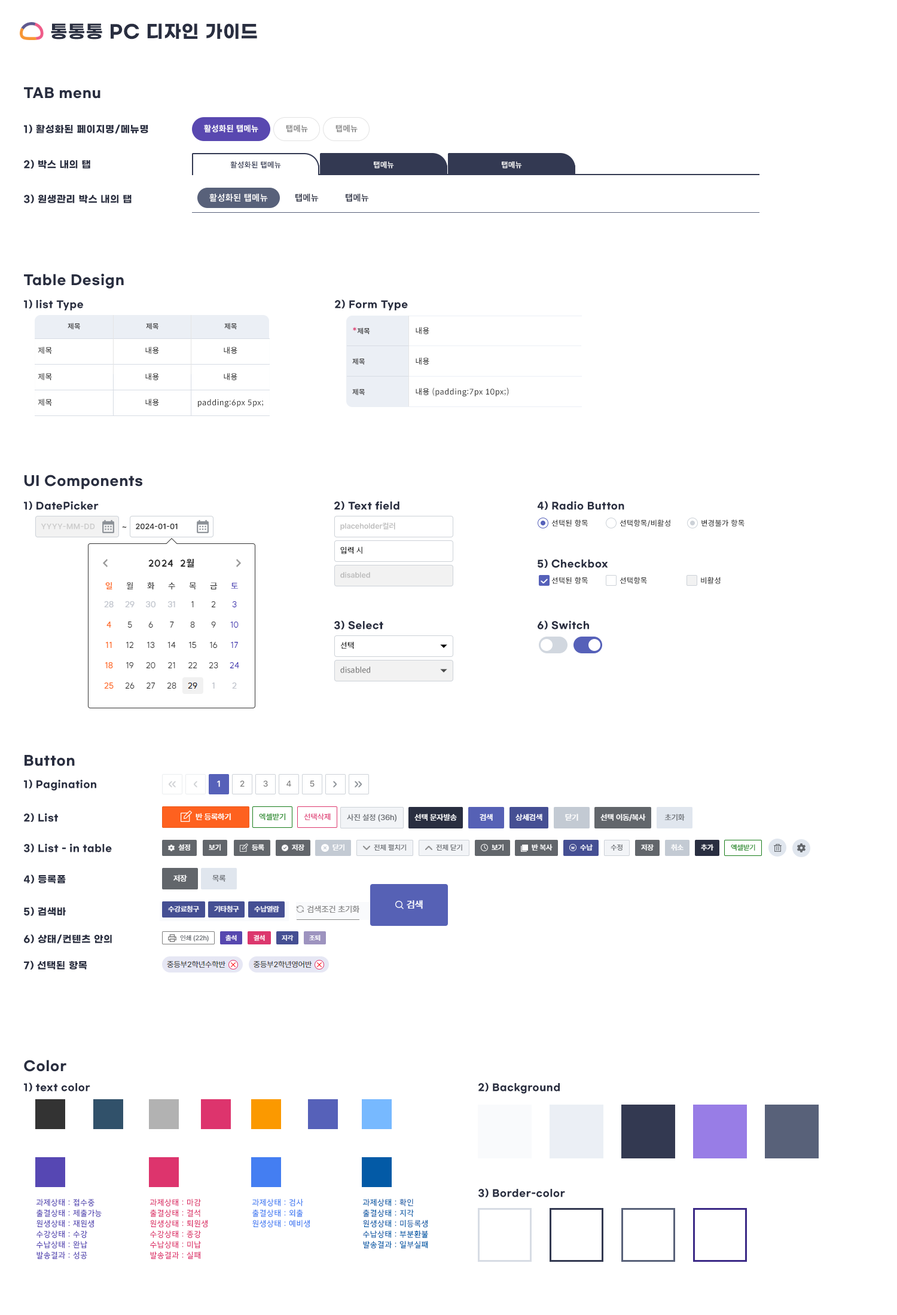
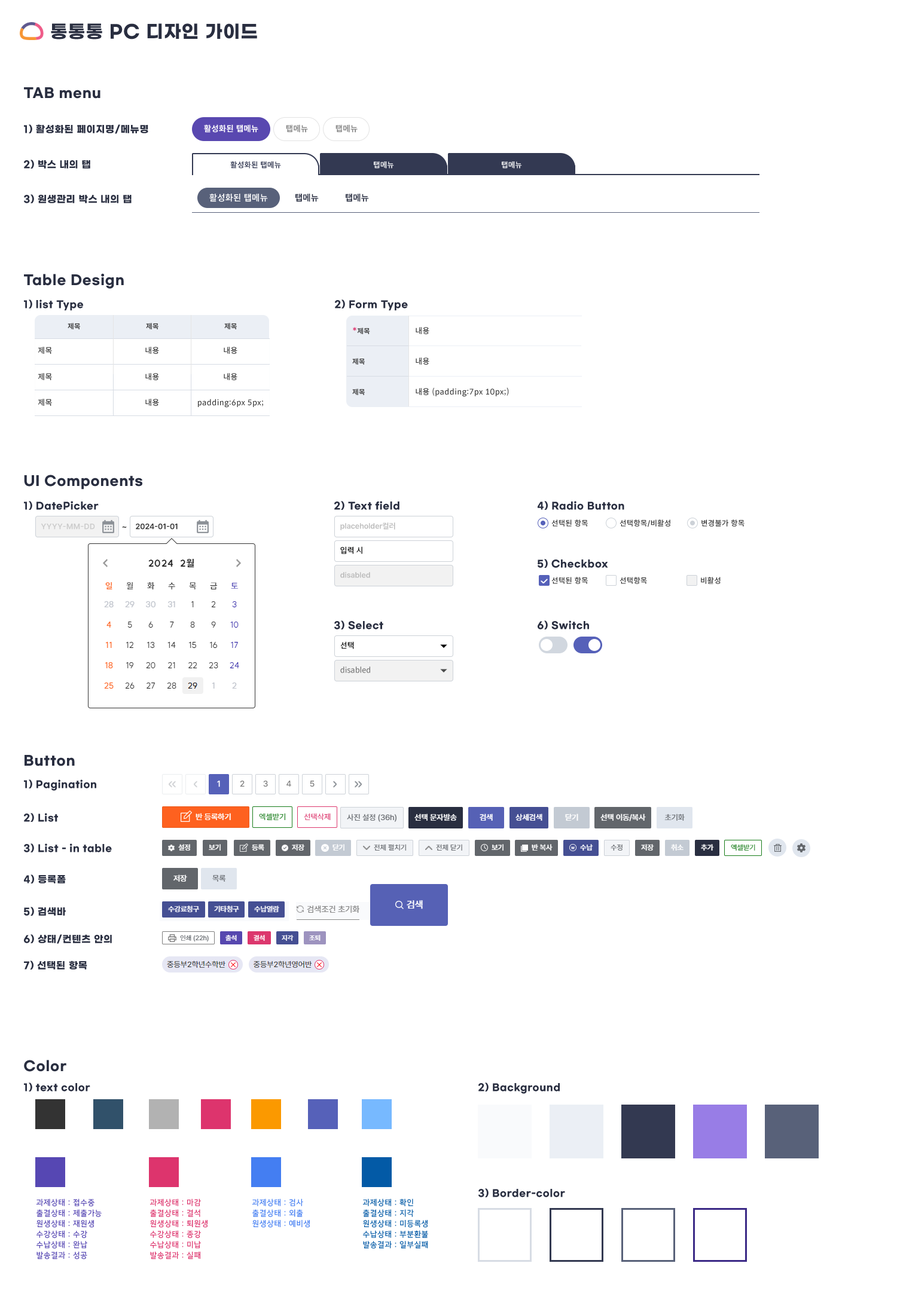
Comparing the layer stacks of the two w=897, h=1315 images. Changes:
painted on "Rounded Rectangle 55", unmasked it over 203, 124, 259, 133
painted on "Rounded Rectangle 56", unmasked it over 285, 124, 308, 133
painted on "Rounded Rectangle 56 copy", unmasked it over 335, 124, 358, 133
painted on "Rounded Rectangle 59" (1st of 3, in "Design Guide" › "Tab" › "TAB 02" › "active") over 230, 160, 281, 166
painted on "Rounded Rectangle 59" (2nd of 3, in "Design Guide" › "Tab" › "TAB 02" › "normal") over 373, 161, 394, 166
painted on "Rounded Rectangle 59" (3rd of 3, in "Design Guide" › "Tab" › "TAB 02" › "normal") over 501, 161, 522, 166
painted on "Rounded Rectangle 60", unmasked it over 209, 193, 268, 203
painted on "thead bg", unmasked it over 67, 322, 237, 330
painted on "th bg", unmasked it over 352, 327, 371, 396
painted on "box" (2nd of 2, in "Design Guide" › "ui" › "datepicker" › "normal"), unmasked it over 135, 523, 178, 530
painted on "Rounded Rectangle 62 copy 2" (1st of 2, in "Design Guide" › "ui" › "input text field" › "input_normal"), unmasked it over 340, 546, 363, 555
painted on "Rounded Rectangle 62 copy 2" (2nd of 2, in "Design Guide" › "ui" › "select" › "normal"), unmasked it over 340, 641, 354, 650
painted on "Rounded Rectangle", unmasked it over 340, 666, 371, 674
painted on "Rounded Rectangle 66 copy 4", unmasked it over 217, 780, 221, 788
painted on "Rounded Rectangle 66" (3rd of 5, in "Design Guide" › "button" › "1. pagination" › "2"), unmasked it over 239, 780, 245, 787
painted on "Rounded Rectangle 66 copy", unmasked it over 263, 780, 268, 787
painted on "Rounded Rectangle 66 copy 2", unmasked it over 286, 780, 292, 787
painted on "Rounded Rectangle 66 copy 3", unmasked it over 310, 780, 315, 787
